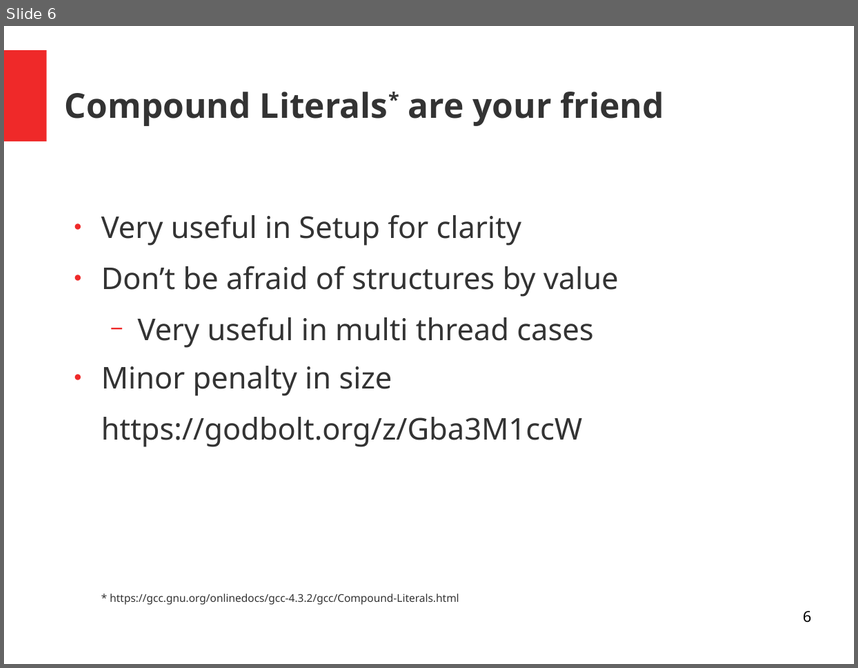
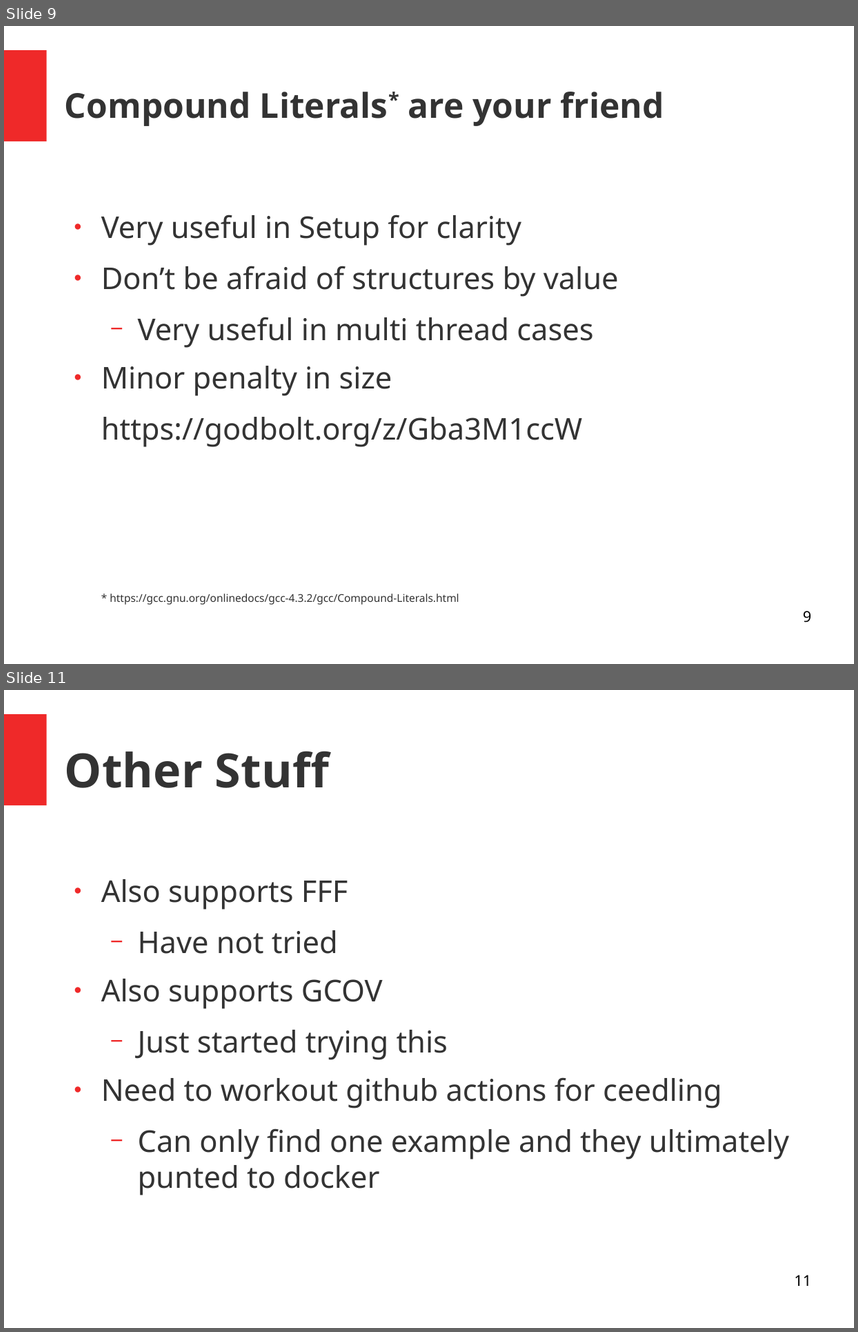
Before and after one commit to bd2357/ceedling_talk, a slide deck: ceedling_talk.odp. Shown one above the other, each under a label of ours: slide 6 before the commit, slides 9 and 11 after it; the slides between them are not shown. The pictures are 858x668 and 858x1332 pixels, drawn with LibreOffice and Linux fonts; fonts in the diff are those of the drawing. Boxes give left, top, right and bottom in pixels: in the first picture for what was removed or moved away, otherwise in the second. Text is boxed around its words. In the diff, an @@ line names an element or a change of style, - is before the commit and + after.

```diff
--- a/ceedling_talk.odp
+++ b/ceedling_talk.odp
@@ slide 11 added at (4, 690, 854, 1328), background #FFFFFF; not listed: 1 template element that a slide beside it also shows @@
@@ title added at (65, 751, 329, 788), 44 pt, text #333333, bold @@
+Other Stuff
@@ text added at (101, 879, 789, 1195), 28 pt, text #333333 @@
+● Also supports FFF
+  − Have not tried
+● Also supports GCOV
+  − Just started trying this
+● Need to workout github actions for ceedling
+  − Can only find one example and they ultimately punted to docker
@@ page number added at (794, 1274, 811, 1285), 14 pt, text #000000 @@
+11
@@ what was slide 6 is now slide 9 @@
@@ page number at (803, 610, 811, 622): text changed @@
-6
+9
```
Also in this commit, not shown: 1 slide changed, 4 other slides added, 3 other files.
